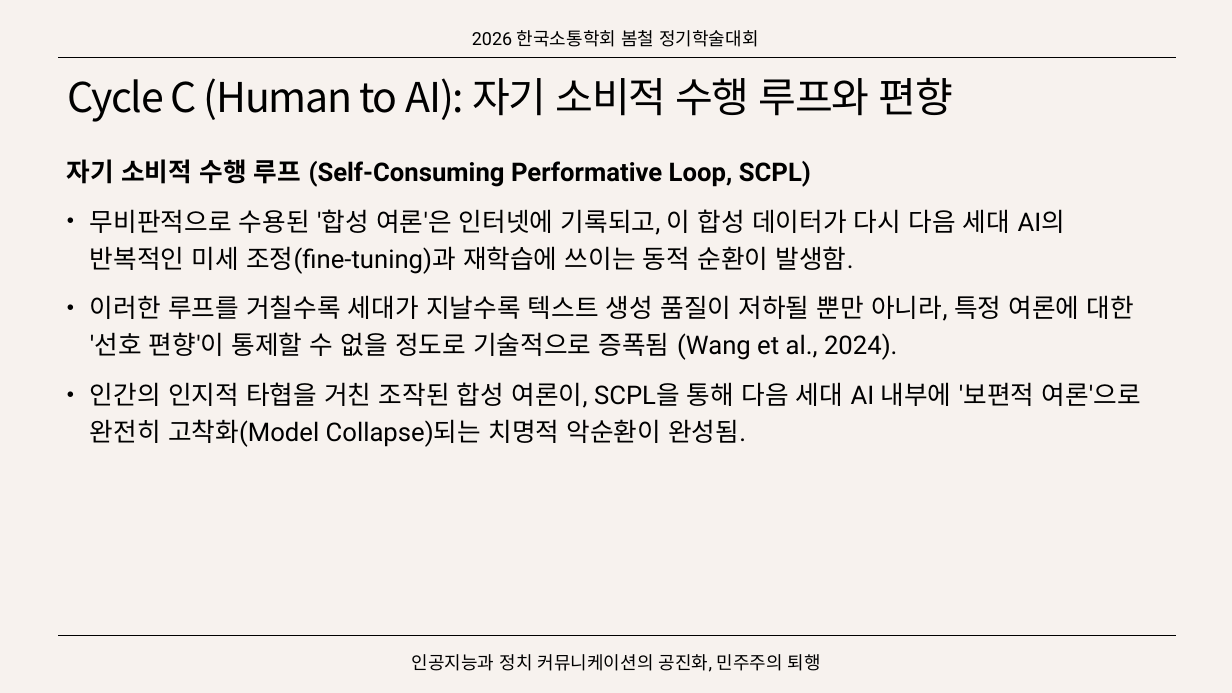
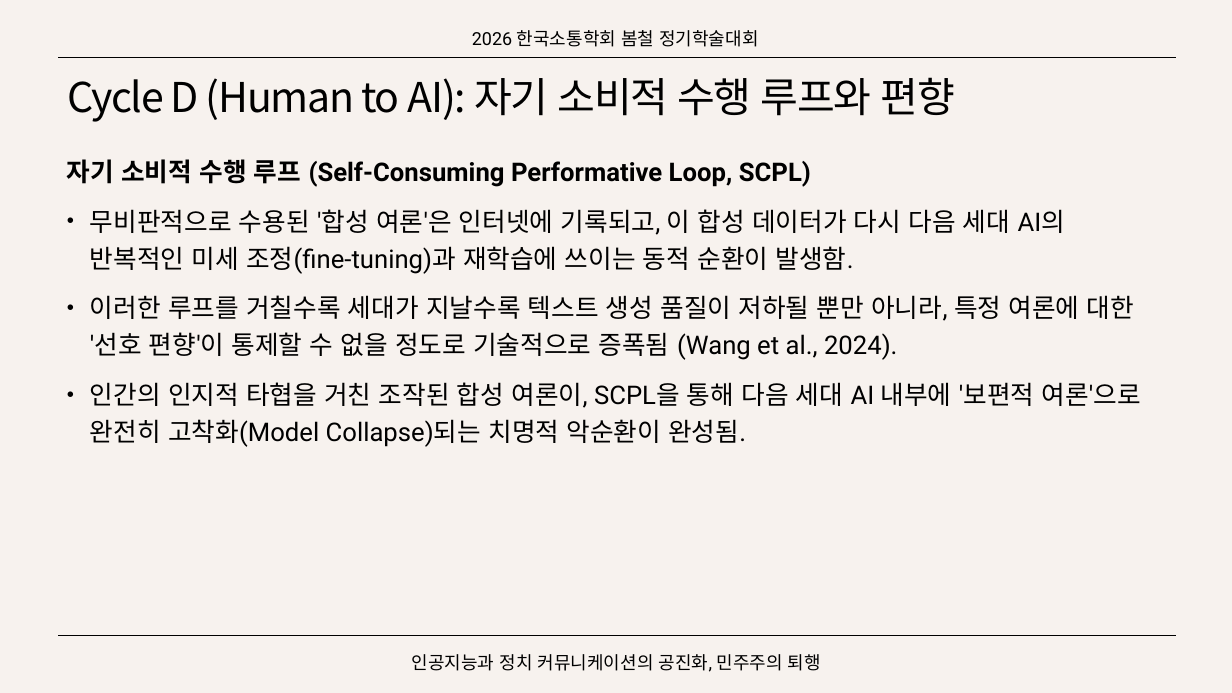
Before and after one commit to SongJongbeen/26-1, a slide deck: slide 11 of mac539/wk13_0527/presentation/13주 발제_송종빈.pptx. Drawn at 1232x693 pixels with LibreOffice and Linux fonts; fonts in the diff are those of the drawing. Boxes give left, top, right and bottom in pixels: in the first picture for what was removed or moved away, otherwise in the second. Text is boxed around its words. In the diff, an @@ line names an element or a change of style, - is before the commit and + after.

```diff
--- a/mac539/wk13_0527/presentation/13주 발제_송종빈.pptx
+++ b/mac539/wk13_0527/presentation/13주 발제_송종빈.pptx
@@ title at bbox=[67, 77, 955, 122]: text changed @@
-Cycle C (Human to AI): 자기 소비적 수행 루프와 편향
+Cycle D (Human to AI): 자기 소비적 수행 루프와 편향
```
Also in this commit, not shown: 10 other slides changed, 7 slides added, 3 other files.
